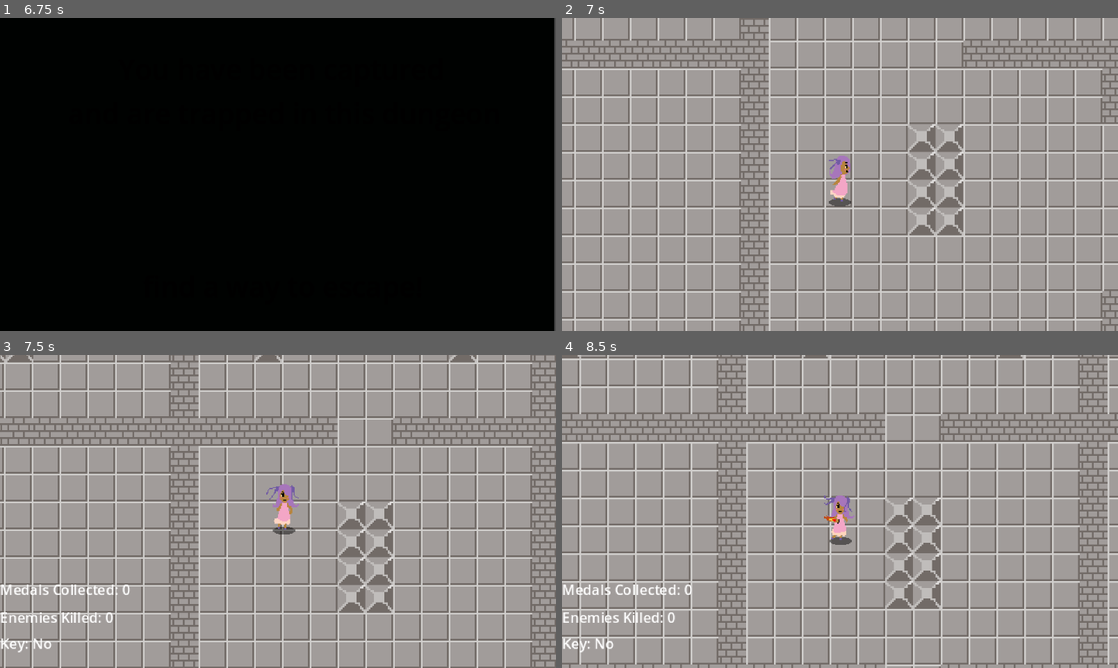
Above: before the commit, frames 1-4 (two rows, left to right).
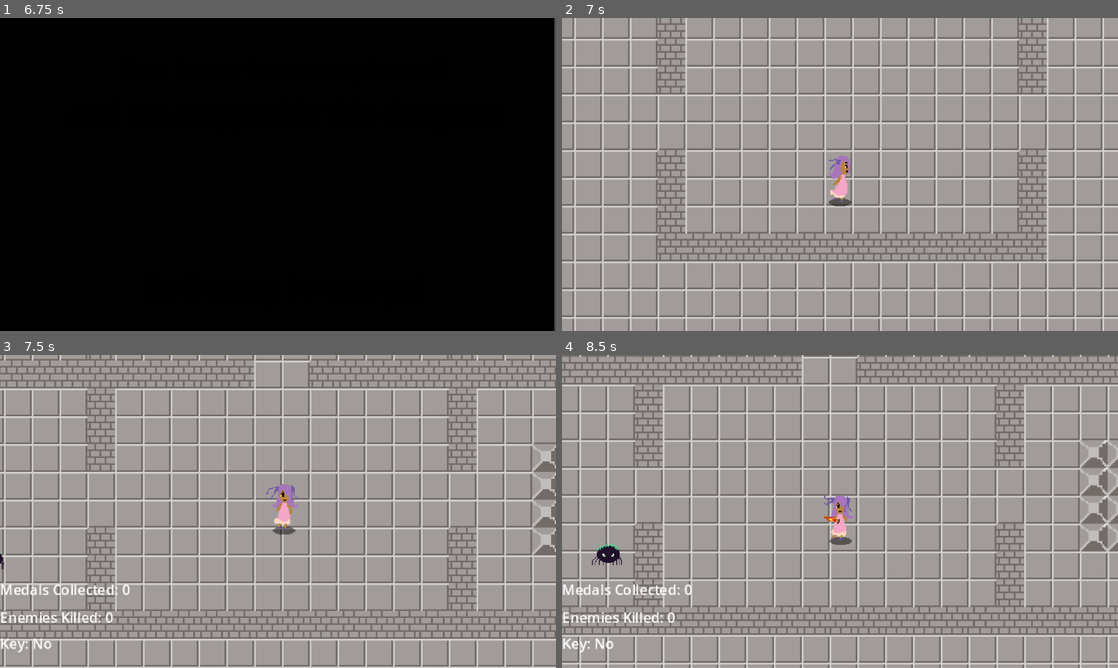
Above: after the commit, the same moments.

Repository: solar-xenon/Zelda-Group-Project
Game: Godot game, scene res://Scenes/intro_cutscene.tscn
Two runs of this game, one before a commit and one after it. Both use one fixed random seed, a clock stepped at 60 frames per second and the inputs below.
Inputs:
- Up to frame 1 (6.75 s): tap Enter at 0.5, 2, 3.5 s; hold D (move_right) 0.53-1.28 s; tap J (attack) every 0.75 s from 0.6 to 6.6 s; tap Space at 1.25, 2.75, 4.25 s; hold S (move_down) 1.28-2.03 s; hold D (move_right) 2.03-2.78 s; hold W (move_up) 2.78-3.53 s; hold A (move_left) 3.53-5.03 s; hold S (move_down) 5.03-5.78 s; hold D (move_right) 5.78-6.53 s; hold W (move_up) from 6.53 s (still down)
- Up to frame 2 (7 s): keep holding W (move_up)
- Up to frame 3 (7.5 s): release W (move_up) at 7.28 s; hold D (move_right) from 7.28 s (still down); tap J (attack) at 7.35 s
- Up to frame 4 (8.5 s): release D (move_right) at 8.03 s; hold S (move_down) from 8.03 s (still down); tap J (attack) at 8.1 s

Frame 1 is identical in both runs. In frame 2, 27% of the frame differs, in the area x 0-100%, y 0-100%; in frame 3, 30%; in frame 4, 35%.

Commit message:
GAME DONE!

Diff:
--- a/Scenes/level_2.tscn
+++ b/Scenes/level_2.tscn
@@ -9,6 +9,8 @@
 [ext_resource type="PackedScene" uid="uid://bl3waa3o0fgif" path="res://Scenes/medal.tscn" id="7_055b2"]
 [ext_resource type="PackedScene" uid="uid://cih8fyipy338q" path="res://Scenes/npc.tscn" id="8_2mgoq"]
 [ext_resource type="PackedScene" uid="uid://xcaa58n4sg2c" path="res://Scenes/HUD.tscn" id="9_uhnj4"]
+[ext_resource type="PackedScene" uid="uid://cxksj6ida4rnh" path="res://Scenes/skeleton.tscn" id="10_t7v2y"]
+[ext_resource type="PackedScene" uid="uid://bp4y2eu3j7ova" path="res://Scenes/spider.tscn" id="11_ait6c"]
 
 [node name="Level2" type="Node"]
 
@@ -46,7 +48,7 @@
 stretch_mode = 1
 
 [node name="Player" parent="." instance=ExtResource("2_v36qu")]
-position = Vector2(334, 1129)
+position = Vector2(145, 1163)
 
 [node name="Layout" type="Node" parent="."]
 
@@ -1845,3 +1847,85 @@
 position = Vector2(591, 257)
 
 [node name="CanvasLayer" parent="." instance=ExtResource("9_uhnj4")]
+
+[node name="Skeleton" parent="." instance=ExtResource("10_t7v2y")]
+position = Vector2(411, 1090)
+
+[node name="Skeleton2" parent="." instance=ExtResource("10_t7v2y")]
+position = Vector2(322, 1093)
+
+[node name="Skeleton4" parent="." instance=ExtResource("10_t7v2y")]
+position = Vector2(352, 868)
+
+[node name="Skeleton5" parent="." instance=ExtResource("10_t7v2y")]
+position = Vector2(355, 791)
+
+[node name="Skeleton6" parent="." instance=ExtResource("10_t7v2y")]
+position = Vector2(627, 695)
+
+[node name="Skeleton7" parent="." instance=ExtResource("10_t7v2y")]
+position = Vector2(559, 658)
+
+[node name="Skeleton8" parent="." instance=ExtResource("10_t7v2y")]
+position = Vector2(350, 434)
+
+[node name="Skeleton9" parent="." instance=ExtResource("10_t7v2y")]
+position = Vector2(350, 379)
+
+[node name="Skeleton10" parent="." instance=ExtResource("10_t7v2y")]
+position = Vector2(297, 114)
+
+[node name="Skeleton3" parent="." instance=ExtResource("10_t7v2y")]
+position = Vector2(367, 1151)
+
+[node name="Spider" parent="." instance=ExtResource("11_ait6c")]
+position = Vector2(348, 979)
+scale = Vector2(0.25, 0.25)
+
+[node name="Spider2" parent="." instance=ExtResource("11_ait6c")]
+position = Vector2(331, 1030)
+scale = Vector2(0.25, 0.25)
+
+[node name="Spider3" parent="." instance=ExtResource("11_ait6c")]
+position = Vector2(336, 921)
+scale = Vector2(0.25, 0.25)
+
+[node name="Spider9" parent="." instance=ExtResource("11_ait6c")]
+position = Vector2(373, 722)
+scale = Vector2(0.25, 0.25)
+
+[node name="Spider10" parent="." instance=ExtResource("11_ait6c")]
+position = Vector2(324, 655)
+scale = Vector2(0.25, 0.25)
+
+[node name="Spider11" parent="." instance=ExtResource("11_ait6c")]
+position = Vector2(416, 637)
+scale = Vector2(0.25, 0.25)
+
+[node name="Spider12" parent="." instance=ExtResource("11_ait6c")]
+position = Vector2(282, 690)
+scale = Vector2(0.25, 0.25)
+
+[node name="Spider13" parent="." instance=ExtResource("11_ait6c")]
+position = Vector2(271, 638)
+scale = Vector2(0.25, 0.25)
+
+[node name="Spider4" parent="." instance=ExtResource("11_ait6c")]
+position = Vector2(177, 969)
+scale = Vector2(0.25, 0.25)
+
+[node name="Spider5" parent="." instance=ExtResource("11_ait6c")]
+position = Vector2(120, 954)
+scale = Vector2(0.25, 0.25)
+
+[node name="Spider6" parent="." instance=ExtResource("11_ait6c")]
+position = Vector2(116, 996)
+scale = Vector2(0.25, 0.25)
+
+[node name="Spider7" parent="." instance=ExtResource("11_ait6c")]
+position = Vector2(63, 968)
+scale = Vector2(0.25, 0.25)
+
+[node name="Spider8" parent="." instance=ExtResource("11_ait6c")]
+position = Vector2(68, 925)
+scale = Vector2(0.25, 0.25)
--- a/Scenes/level_3.tscn
+++ b/Scenes/level_3.tscn
@@ -9,6 +9,8 @@
 [ext_resource type="PackedScene" uid="uid://cih8fyipy338q" path="res://Scenes/npc.tscn" id="6_qf6rc"]
 [ext_resource type="PackedScene" uid="uid://bl3waa3o0fgif" path="res://Scenes/medal.tscn" id="7_53xsp"]
 [ext_resource type="PackedScene" uid="uid://xcaa58n4sg2c" path="res://Scenes/HUD.tscn" id="9_l4wr6"]
+[ext_resource type="PackedScene" uid="uid://bp4y2eu3j7ova" path="res://Scenes/spider.tscn" id="10_jtv8s"]
+[ext_resource type="PackedScene" uid="uid://cxksj6ida4rnh" path="res://Scenes/skeleton.tscn" id="11_c81s1"]
 
 [node name="Level3" type="Node"]
 
@@ -2793,3 +2795,120 @@
 position = Vector2(144, 104)
 
 [node name="CanvasLayer" parent="." instance=ExtResource("9_l4wr6")]
+
+[node name="Spider" parent="." instance=ExtResource("10_jtv8s")]
+position = Vector2(497, 873)
+
+[node name="Spider2" parent="." instance=ExtResource("10_jtv8s")]
+position = Vector2(618, 861)
+
+[node name="Spider3" parent="." instance=ExtResource("10_jtv8s")]
+position = Vector2(562, 781)
+
+[node name="Spider7" parent="." instance=ExtResource("10_jtv8s")]
+position = Vector2(788, 736)
+
+[node name="Spider8" parent="." instance=ExtResource("10_jtv8s")]
+position = Vector2(771, 637)
+
+[node name="Spider9" parent="." instance=ExtResource("10_jtv8s")]
+position = Vector2(762, 586)
+
+[node name="Spider10" parent="." instance=ExtResource("10_jtv8s")]
+position = Vector2(766, 505)
+
+[node name="Spider11" parent="." instance=ExtResource("10_jtv8s")]
+position = Vector2(761, 449)
+
+[node name="Spider12" parent="." instance=ExtResource("10_jtv8s")]
+position = Vector2(685, 256)
+
+[node name="Spider13" parent="." instance=ExtResource("10_jtv8s")]
+position = Vector2(536, 307)
+
+[node name="Spider14" parent="." instance=ExtResource("10_jtv8s")]
+position = Vector2(561, 205)
+
+[node name="Spider18" parent="." instance=ExtResource("10_jtv8s")]
+position = Vector2(562, 136)
+
+[node name="Spider19" parent="." instance=ExtResource("10_jtv8s")]
+position = Vector2(294, -61)
+
+[node name="Spider20" parent="." instance=ExtResource("10_jtv8s")]
+position = Vector2(330, -10)
+
+[node name="Spider21" parent="." instance=ExtResource("10_jtv8s")]
+position = Vector2(406, -71)
+
+[node name="Spider22" parent="." instance=ExtResource("10_jtv8s")]
+position = Vector2(406, 4)
+
+[node name="Spider15" parent="." instance=ExtResource("10_jtv8s")]
+position = Vector2(357, 256)
+
+[node name="Spider16" parent="." instance=ExtResource("10_jtv8s")]
+position = Vector2(427, 307)
+
+[node name="Spider17" parent="." instance=ExtResource("10_jtv8s")]
+position = Vector2(294, 209)
+
+[node name="Spider4" parent="." instance=ExtResource("10_jtv8s")]
+position = Vector2(322, 877)
+
+[node name="Spider5" parent="." instance=ExtResource("10_jtv8s")]
+position = Vector2(379, 838)
+
+[node name="Spider6" parent="." instance=ExtResource("10_jtv8s")]
+position = Vector2(330, 794)
+
+[node name="Skeleton" parent="." instance=ExtResource("11_c81s1")]
+position = Vector2(765, 1016)
+
+[node name="Skeleton2" parent="." instance=ExtResource("11_c81s1")]
+position = Vector2(768, 949)
+
+[node name="Skeleton3" parent="." instance=ExtResource("11_c81s1")]
+position = Vector2(212, 871)
+
+[node name="Skeleton4" parent="." instance=ExtResource("11_c81s1")]
+position = Vector2(212, 795)
+
+[node name="Skeleton5" parent="." instance=ExtResource("11_c81s1")]
+position = Vector2(291, 723)
+
+[node name="Skeleton6" parent="." instance=ExtResource("11_c81s1")]
+position = Vector2(342, 660)
+
+[node name="Skeleton7" parent="." instance=ExtResource("11_c81s1")]
+position = Vector2(497, 659)
+
+[node name="Skeleton8" parent="." instance=ExtResource("11_c81s1")]
+position = Vector2(617, 661)
+
+[node name="Skeleton10" parent="." instance=ExtResource("11_c81s1")]
+position = Vector2(766, 295)
+
+[node name="Skeleton11" parent="." instance=ExtResource("11_c81s1")]
+position = Vector2(139, 265)
+
+[node name="Skeleton12" parent="." instance=ExtResource("11_c81s1")]
+position = Vector2(86, 232)
+
+[node name="Skeleton13" parent="." instance=ExtResource("11_c81s1")]
+position = Vector2(191, 226)
+
+[node name="Skeleton14" parent="." instance=ExtResource("11_c81s1")]
+position = Vector2(495, 135)
+
+[node name="Skeleton16" parent="." instance=ExtResource("11_c81s1")]
+position = Vector2(190, 425)
+
+[node name="Skeleton17" parent="." instance=ExtResource("11_c81s1")]
+position = Vector2(86, 408)
+
+[node name="Skeleton15" parent="." instance=ExtResource("11_c81s1")]
+position = Vector2(620, 133)
+
+[node name="Skeleton9" parent="." instance=ExtResource("11_c81s1")]
+position = Vector2(554, 710)
--- a/Scenes/world.tscn
+++ b/Scenes/world.tscn
@@ -46,10 +46,74 @@
 stretch_mode = 1
 
 [node name="Player" parent="." instance=ExtResource("1_a02cp")]
-position = Vector2(89, 109)
+position = Vector2(137, 286)
 
 [node name="Spider" parent="." instance=ExtResource("3_k7acu")]
 position = Vector2(-44, 291)
+scale = Vector2(0.4, 0.4)
+
+[node name="Spider2" parent="." instance=ExtResource("3_k7acu")]
+position = Vector2(-93, 229)
+scale = Vector2(0.4, 0.4)
+
+[node name="Spider4" parent="." instance=ExtResource("3_k7acu")]
+position = Vector2(432, -82)
+scale = Vector2(0.4, 0.4)
+
+[node name="Spider13" parent="." instance=ExtResource("3_k7acu")]
+position = Vector2(323, -148)
+scale = Vector2(0.4, 0.4)
+
+[node name="Spider15" parent="." instance=ExtResource("3_k7acu")]
+position = Vector2(159, -320)
+scale = Vector2(0.4, 0.4)
+
+[node name="Spider16" parent="." instance=ExtResource("3_k7acu")]
+position = Vector2(119, -288)
+scale = Vector2(0.4, 0.4)
+
+[node name="Spider17" parent="." instance=ExtResource("3_k7acu")]
+position = Vector2(66, -368)
+scale = Vector2(0.4, 0.4)
+
+[node name="Spider14" parent="." instance=ExtResource("3_k7acu")]
+position = Vector2(382, -135)
+scale = Vector2(0.4, 0.4)
+
+[node name="Spider5" parent="." instance=ExtResource("3_k7acu")]
+position = Vector2(397, -32)
+scale = Vector2(0.4, 0.4)
+
+[node name="Spider6" parent="." instance=ExtResource("3_k7acu")]
+position = Vector2(314, -32)
+scale = Vector2(0.4, 0.4)
+
+[node name="Spider7" parent="." instance=ExtResource("3_k7acu")]
+position = Vector2(358, 14)
+scale = Vector2(0.4, 0.4)
+
+[node name="Spider8" parent="." instance=ExtResource("3_k7acu")]
+position = Vector2(424, 17)
+scale = Vector2(0.4, 0.4)
+
+[node name="Spider9" parent="." instance=ExtResource("3_k7acu")]
+position = Vector2(-116, 11)
+scale = Vector2(0.4, 0.4)
+
+[node name="Spider10" parent="." instance=ExtResource("3_k7acu")]
+position = Vector2(-131, -52)
+scale = Vector2(0.4, 0.4)
+
+[node name="Spider11" parent="." instance=ExtResource("3_k7acu")]
+position = Vector2(8.99998, -67)
+scale = Vector2(0.4, 0.4)
+
+[node name="Spider12" parent="." instance=ExtResource("3_k7acu")]
+position = Vector2(-21, 8.99999)
+scale = Vector2(0.4, 0.4)
+
+[node name="Spider3" parent="." instance=ExtResource("3_k7acu")]
+position = Vector2(-134, 282)
 scale = Vector2(0.4, 0.4)
 
 [node name="Layout" type="Node" parent="."]
@@ -2177,7 +2241,40 @@
 next_level = "res://Scenes/level_2.tscn"
 
 [node name="Skeleton" parent="." instance=ExtResource("7_o06y3")]
-position = Vector2(152, 254)
+position = Vector2(77, 76)
+
+[node name="Skeleton6" parent="." instance=ExtResource("7_o06y3")]
+position = Vector2(124, -67)
+
+[node name="Skeleton9" parent="." instance=ExtResource("7_o06y3")]
+position = Vector2(363, -207)
+
+[node name="Skeleton10" parent="." instance=ExtResource("7_o06y3")]
+position = Vector2(613, -321)
+
+[node name="Skeleton11" parent="." instance=ExtResource("7_o06y3")]
+position = Vector2(549, -350)
+
+[node name="Skeleton12" parent="." instance=ExtResource("7_o06y3")]
+position = Vector2(544, -284)
+
+[node name="Skeleton7" parent="." instance=ExtResource("7_o06y3")]
+position = Vector2(163, -5)
+
+[node name="Skeleton8" parent="." instance=ExtResource("7_o06y3")]
+position = Vector2(114, 6)
+
+[node name="Skeleton2" parent="." instance=ExtResource("7_o06y3")]
+position = Vector2(86, 142)
+
+[node name="Skeleton3" parent="." instance=ExtResource("7_o06y3")]
+position = Vector2(200, 115)
+
+[node name="Skeleton4" parent="." instance=ExtResource("7_o06y3")]
+position = Vector2(351, 225)
+
+[node name="Skeleton5" parent="." instance=ExtResource("7_o06y3")]
+position = Vector2(353, 289)
 
 [node name="NPC" parent="." instance=ExtResource("9_5v1tr")]
 position = Vector2(-311, -175)
--- a/Scripts/npc.gd
+++ b/Scripts/npc.gd
@@ -1,6 +1,6 @@
 extends Node2D
 
-@export var required_kills: int = 2
+@export var required_kills: int = 1
 @export var reward_scene: PackedScene
 
 var player_ref: Node2D = null
@@ -27,12 +27,28 @@
 	if kills < required_kills:
 		$Label.text = "Kill " + str(required_kills) + " enemies! Progress: " + str(kills) + "/" + str(required_kills)
 	else:
-		if CollectionManager.key_count > 0:
-			return
-		else:
-			$Label.text = "Quest complete! Thank you!"
-			CollectionManager.key_count += 1
-			_drop_reward()
+		if get_tree().current_scene.name == "World":
+			print("aaa")
+			if CollectionManager.key_count > 0:
+				return
+			else:
+				$Label.text = "Quest complete! Thank you!"
+				CollectionManager.key_count += 1
+				_drop_reward()
+		if get_tree().current_scene.name == "Level2":
+			if CollectionManager.key_count > 1:
+				return
+			else:
+				$Label.text = "Quest complete! Thank you!"
+				CollectionManager.key_count += 1
+				_drop_reward()
+		if get_tree().current_scene.name == "Level3":
+			if CollectionManager.key_count > 2:
+				return
+			else:
+				$Label.text = "Quest complete! Thank you!"
+				CollectionManager.key_count += 1
+				_drop_reward()
 
 func _drop_reward():
 	if reward_scene:
--- a/Scripts/transition.gd
+++ b/Scripts/transition.gd
@@ -3,8 +3,9 @@
 
 signal transitioned
 
-func transition():
+func _ready() -> void:
 	$AnimationPlayer.play("fade_to_black")
+	CollectionManager.enemies_killed = 0
 
 
 func _on_animation_player_animation_finished(anim_name: StringName) -> void:
Not shown: 1 places in Scenes/level_2.tscn that only renumber resources
Not shown: 1 places in Scenes/level_3.tscn that only renumber resources
